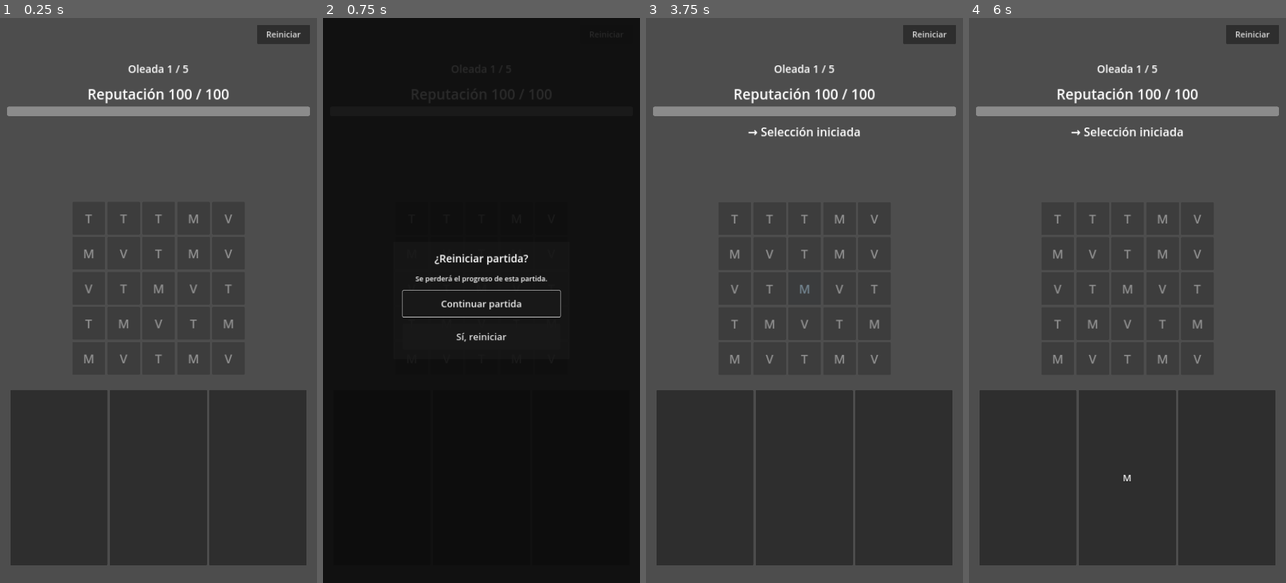
Above: before the commit, frames 1-4 (left to right).
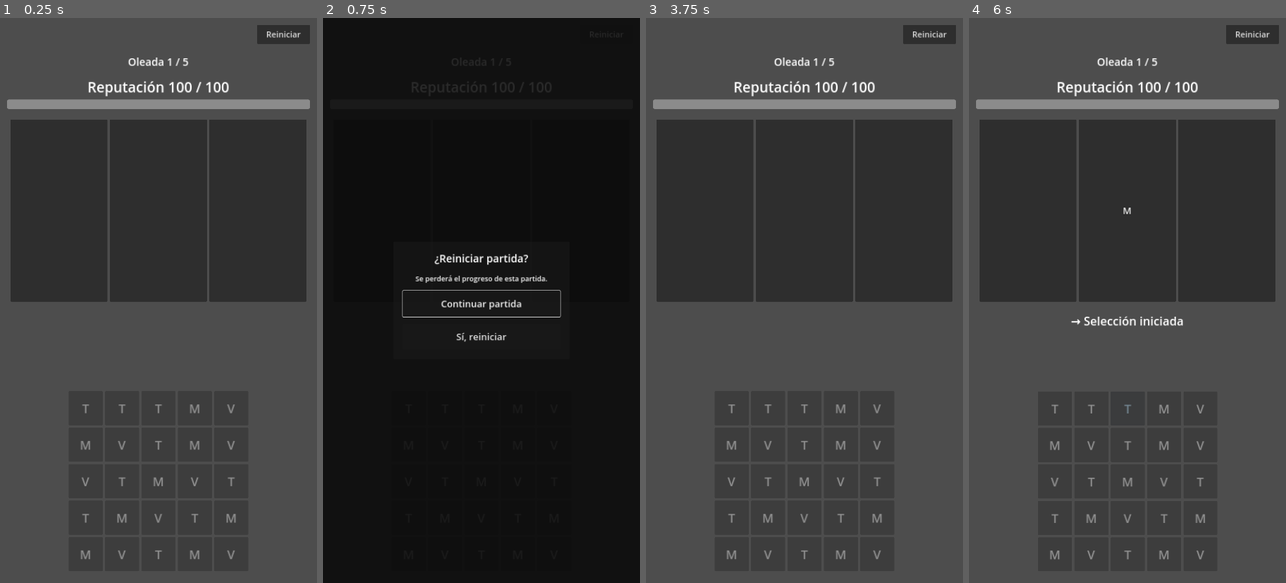
Above: after the commit, the same moments.

Repository: YorshG/LaUltimaTaqueria
Game: Godot game, scene res://scenes/App.tscn
Two runs of this game, one before a commit and one after it. Both use one fixed random seed, a clock stepped at 60 frames per second and the inputs below.
Inputs (mouse positions are in pixels of both pictures, inside the frame that each line leads up to):
- Up to frame 1 (0.25 s): no input
- Up to frame 2 (0.75 s): click "Reiniciar" at 0.5 s
- Up to frame 3 (3.75 s): click "Reiniciar" at 1.25 s; click "Reiniciar" at 2 s; click "Sí, reiniciar" at 2.75 s; tap Enter at 3.5 s; drag from (804, 289) to (836, 176) at 3.52 s
- Up to frame 4 (6 s): tap Space at 4.25, 5.75 s; drag from (1064, 328) to (1111, 413) at 4.27 s; tap Enter at 5 s; move the mouse to (1159, 176) at 5.02 s; click (1159, 176) at 5.17 s; drag from (1111, 413) to (1032, 215) at 5.77 s

The runs differ from the first frame. In frame 1, 39% of the frame differs, in the area x 2-98%, y 7-97%; in frame 2, less than 0.1%; in frame 3, 39%; in frame 4, 39%.
Error before the commit: Trying to return an array of type "Array" where expected return type is "Array[Vector2i]". (res://scripts/board/board_view.gd:115)

Commit message:
UI-MOBILE-01: place lanes above board for thumb reach

Diff:
--- a/scenes/Main.tscn
+++ b/scenes/Main.tscn
@@ -28,9 +28,9 @@
 grow_horizontal = 2
 grow_vertical = 2
 theme_override_constants/margin_left = 24
-theme_override_constants/margin_top = 48
+theme_override_constants/margin_top = 24
 theme_override_constants/margin_right = 24
-theme_override_constants/margin_bottom = 48
+theme_override_constants/margin_bottom = 24
 
 [node name="Content" type="VBoxContainer" parent="Margin"]
 layout_mode = 2
@@ -49,6 +49,11 @@
 unique_name_in_owner = true
 layout_mode = 2
 
+[node name="LaneField" parent="Margin/Content" instance=ExtResource("3_lane")]
+unique_name_in_owner = true
+layout_mode = 2
+size_flags_vertical = 3
+
 [node name="FeedbackLayer" parent="Margin/Content" instance=ExtResource("7_feedback")]
 unique_name_in_owner = true
 layout_mode = 2
@@ -62,11 +67,6 @@
 [node name="BoardView" parent="Margin/Content/BoardHost" instance=ExtResource("2_board")]
 unique_name_in_owner = true
 layout_mode = 2
-
-[node name="LaneField" parent="Margin/Content" instance=ExtResource("3_lane")]
-unique_name_in_owner = true
-layout_mode = 2
-size_flags_vertical = 3
 
 [node name="WaveDirector" type="Node" parent="."]
 unique_name_in_owner = true
